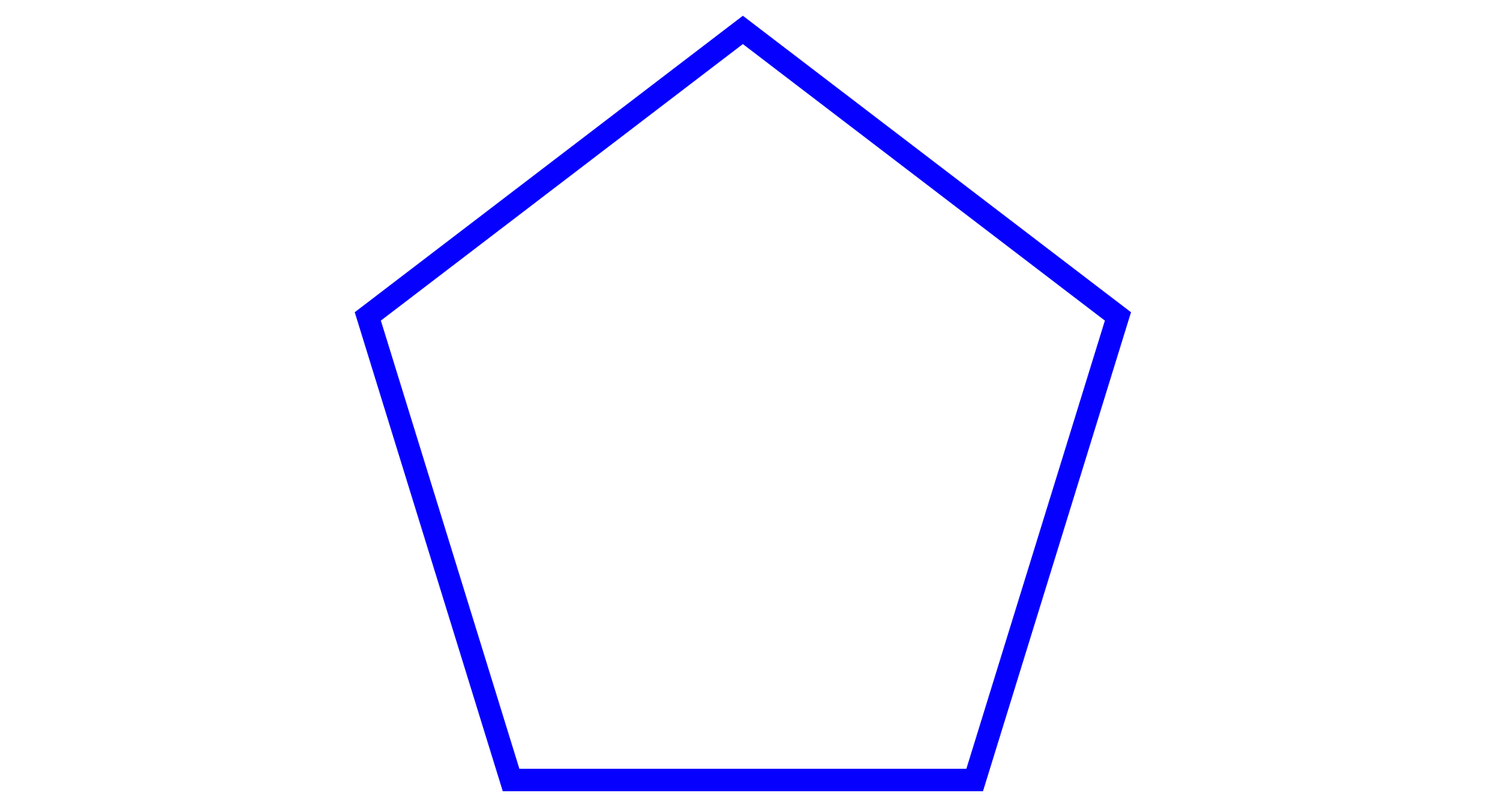
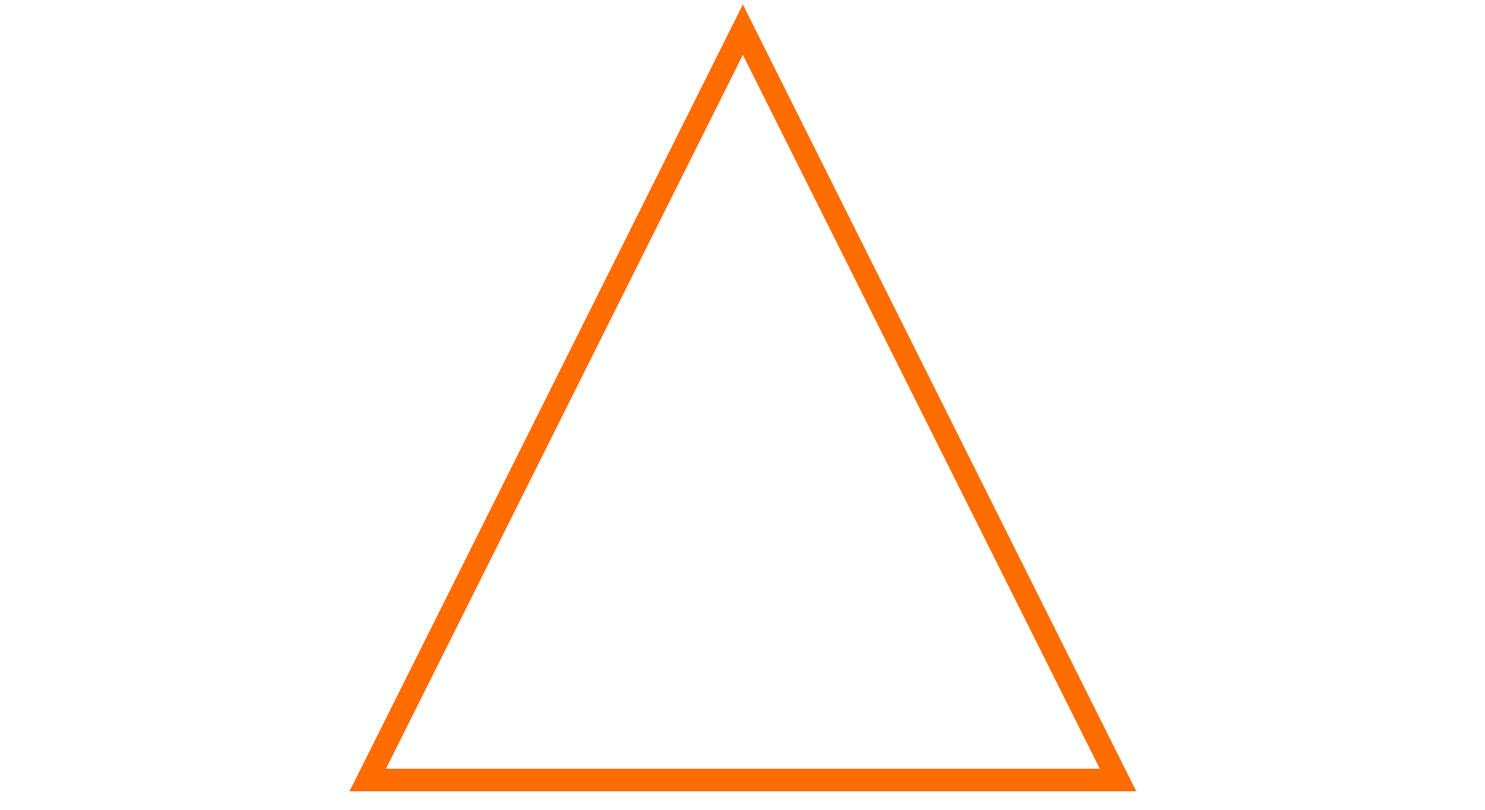
Two versions of the same layered image (1485 × 810). Layer-by-layer changes:
removed layer "NotePentagonEnd" over [354, 15, 1132, 792]
showed "NoteTriangle" over [349, 4, 1137, 792]
